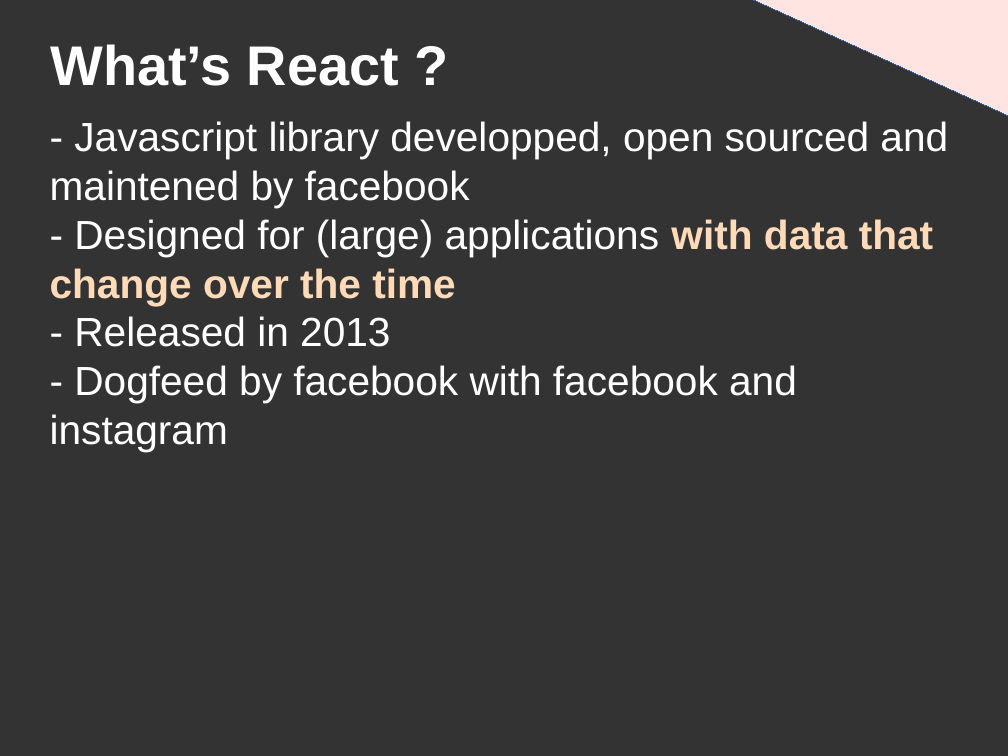
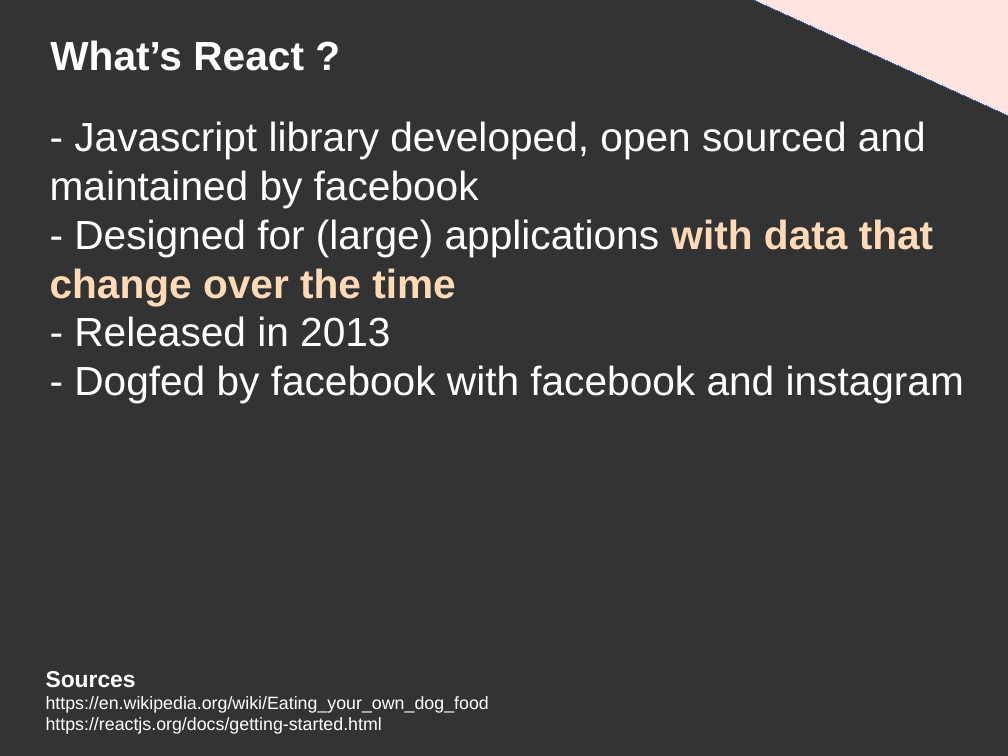
Before and after one commit to DanYellow/presentations, a slide deck: slide 6 of react-redux-101/presentation.odp. Drawn at 1008x756 pixels with LibreOffice and Linux fonts; fonts in the diff are those of the drawing. Boxes give left, top, right and bottom in pixels: in the first picture for what was removed or moved away, otherwise in the second. Text is boxed around its words. In the diff, an @@ line names an element or a change of style, - is before the commit and + after.

```diff
--- a/react-redux-101/presentation.odp
+++ b/react-redux-101/presentation.odp
@@ title "What’s React ?" at <box>50,40,304,71</box>: size 44 to 32 pt @@
@@ title at <box>50,121,964,403</box>: text changed @@
-- Javascript library developped, open sourced and maintened by facebook
-- Designed for (large) applications with data that change over the time
-- Released in 2013
-- Dogfeed by facebook with facebook and instagram
+- Javascript library developed, open sourced and maintained by facebook
+- Designed for (large) applications with data that change over the time
+- Released in 2013
+- Dogfed by facebook with facebook and instagram
@@ text added at <box>46,671,489,734</box>, 14 pt, text #FFFFFF @@
+Sources
+https://en.wikipedia.org/wiki/Eating_your_own_dog_food
+https://reactjs.org/docs/getting-started.html
```
Also in this commit, not shown: 14 other slides changed, 23 slides added, 29 slides removed, 1 other file.
